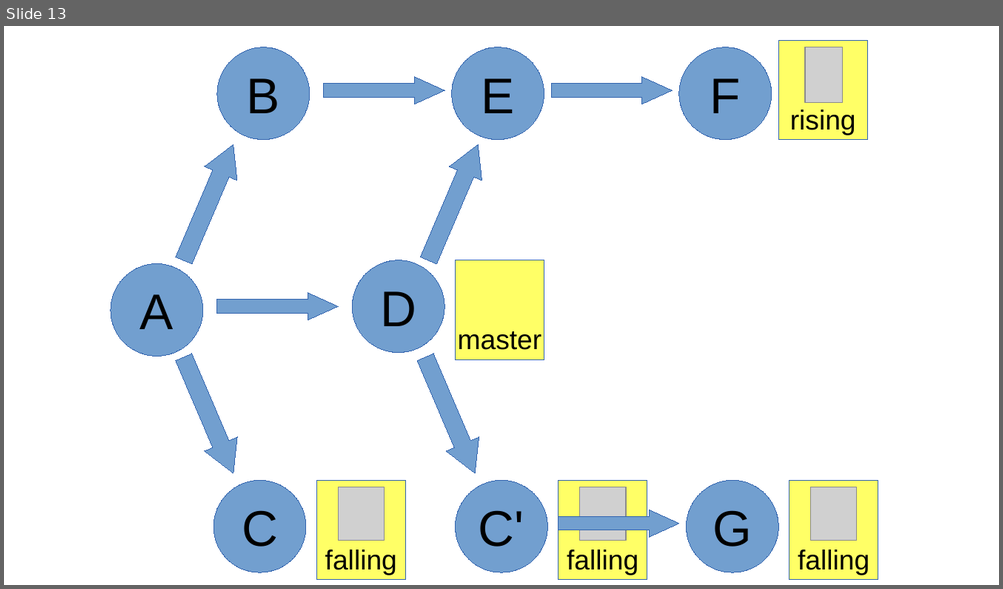
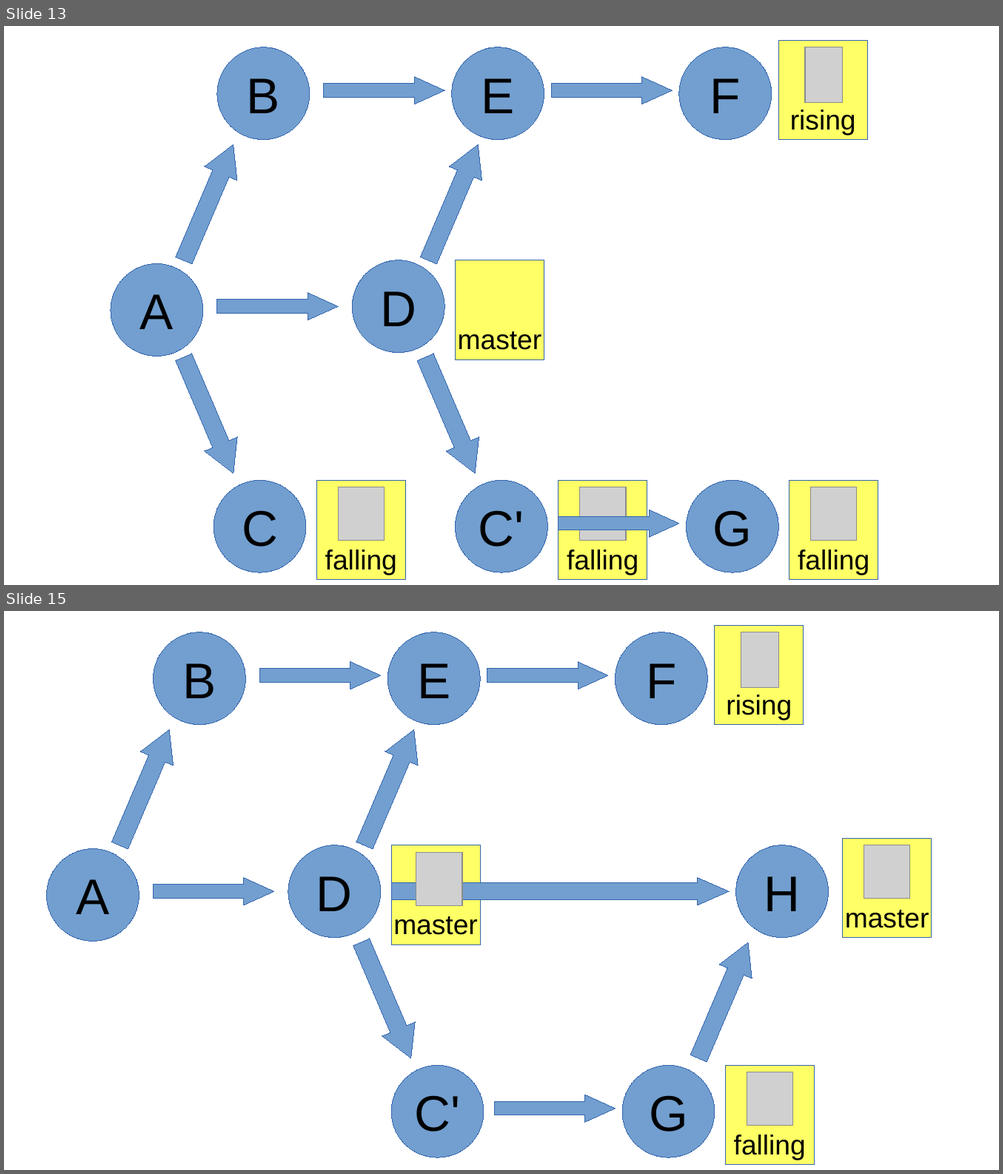
Before and after one commit to air-labs/VideoLectures, a slide deck: IntroductionToIndustialProgramming/git.odp. Shown one above the other, each under a label of ours: slide 13 before the commit, slides 13 and 15 after it; the slides between them are not shown. The pictures are 1003x589 and 1003x1174 pixels, drawn with LibreOffice and Linux fonts; fonts in the diff are those of the drawing; grey boxes stand for pictures; background and template pictures are left out. Boxes give left, top, right and bottom in pixels: in the first picture for what was removed or moved away, otherwise in the second. Text is boxed around its words. In the diff, an @@ line names an element or a change of style, - is before the commit and + after.

```diff
--- a/IntroductionToIndustialProgramming/git.odp
+++ b/IntroductionToIndustialProgramming/git.odp
@@ slide 15 added at (x1=4, y1=611, x2=999, y2=1170), background picture (left out) @@
@@ ellipse added at (x1=153, y1=632, x2=245, y2=725), fill #729FCF, outline #3465AF 0 pt, 40 pt, text #000000 @@
+B
@@ ellipse added at (x1=387, y1=632, x2=480, y2=725), fill #729FCF, outline #3465AF 0 pt, 40 pt, text #000000 @@
+E
@@ ellipse added at (x1=615, y1=632, x2=707, y2=725), fill #729FCF, outline #3465AF 0 pt, 40 pt, text #000000 @@
+F
@@ rectangle added at (x1=714, y1=626, x2=802, y2=725), fill #FFFF66, outline #3465AF 0 pt, 22 pt, text #000000 @@
+rising
@@ picture added at (x1=741, y1=632, x2=780, y2=689) @@
@@ right arrow added at (x1=259, y1=661, x2=381, y2=689), fill #729FCF, outline #3465AF 0 pt @@
@@ right arrow added at (x1=486, y1=661, x2=608, y2=689), fill #729FCF, outline #3465AF 0 pt @@
@@ right arrow added at (x1=104, y1=723, x2=186, y2=852), fill #729FCF, outline #3465AF 0 pt @@
@@ right arrow added at (x1=348, y1=723, x2=430, y2=852), fill #729FCF, outline #3465AF 0 pt @@
@@ ellipse added at (x1=46, y1=849, x2=139, y2=941), fill #729FCF, outline #3465AF 0 pt, 40 pt, text #000000 @@
+A
@@ ellipse added at (x1=288, y1=846, x2=381, y2=937), fill #729FCF, outline #3465AF 0 pt, 40 pt, text #000000 @@
+D
@@ rectangle added at (x1=391, y1=846, x2=480, y2=945), fill #FFFF66, outline #3465AF 0 pt, 22 pt, text #000000 @@
+master
@@ picture added at (x1=416, y1=853, x2=463, y2=906) @@
@@ ellipse added at (x1=736, y1=846, x2=828, y2=937), fill #729FCF, outline #3465AF 0 pt, 40 pt, text #000000 @@
+H
@@ rectangle added at (x1=842, y1=838, x2=931, y2=937), fill #FFFF66, outline #3465AF 0 pt, 22 pt, text #000000 @@
+master
@@ picture added at (x1=864, y1=846, x2=910, y2=899) @@
@@ right arrow added at (x1=153, y1=878, x2=274, y2=906), fill #729FCF, outline #3465AF 0 pt @@
@@ right arrow added at (x1=391, y1=878, x2=728, y2=906), fill #729FCF, outline #3465AF 0 pt @@
@@ right arrow added at (x1=346, y1=935, x2=427, y2=1065), fill #729FCF, outline #3465AF 0 pt @@
@@ right arrow added at (x1=683, y1=935, x2=764, y2=1065), fill #729FCF, outline #3465AF 0 pt @@
@@ ellipse added at (x1=391, y1=1066, x2=484, y2=1158), fill #729FCF, outline #3465AF 0 pt, 40 pt, text #000000 @@
+C'
@@ ellipse added at (x1=622, y1=1066, x2=714, y2=1158), fill #729FCF, outline #3465AF 0 pt, 40 pt, text #000000 @@
+G
@@ rectangle added at (x1=725, y1=1066, x2=814, y2=1165), fill #FFFF66, outline #3465AF 0 pt, 22 pt, text #000000 @@
+falling
@@ picture added at (x1=747, y1=1073, x2=793, y2=1126) @@
@@ right arrow added at (x1=494, y1=1096, x2=615, y2=1123), fill #729FCF, outline #3465AF 0 pt @@
```
Also in this commit, not shown: 1 other slide added.
